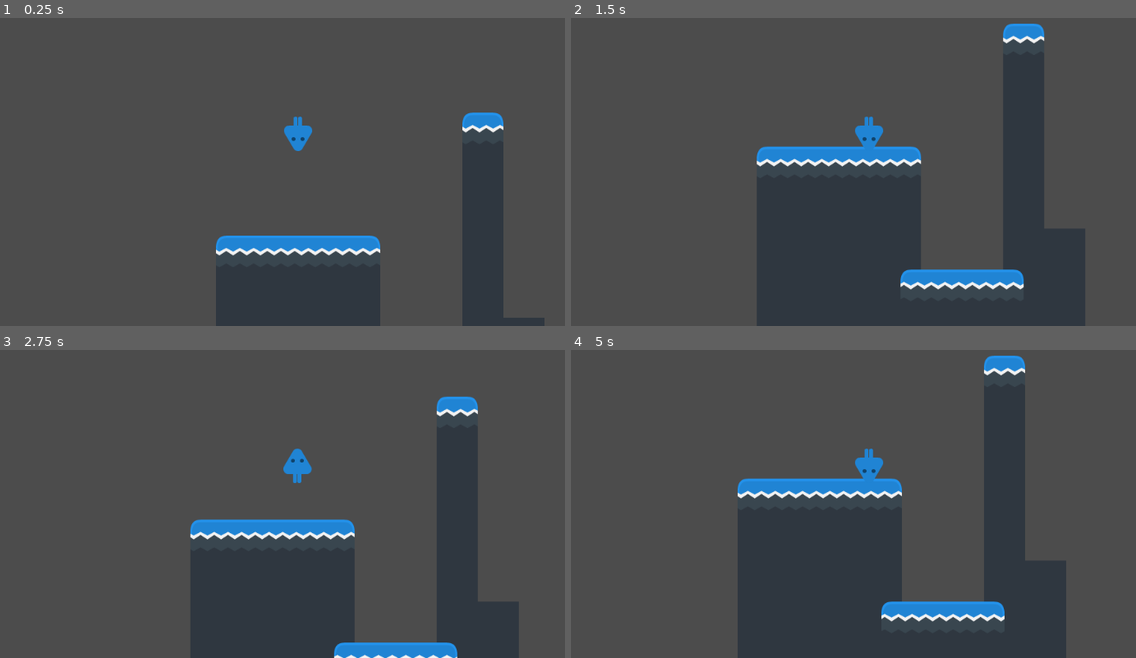
Above: before the commit, frames 1-4 (two rows, left to right).
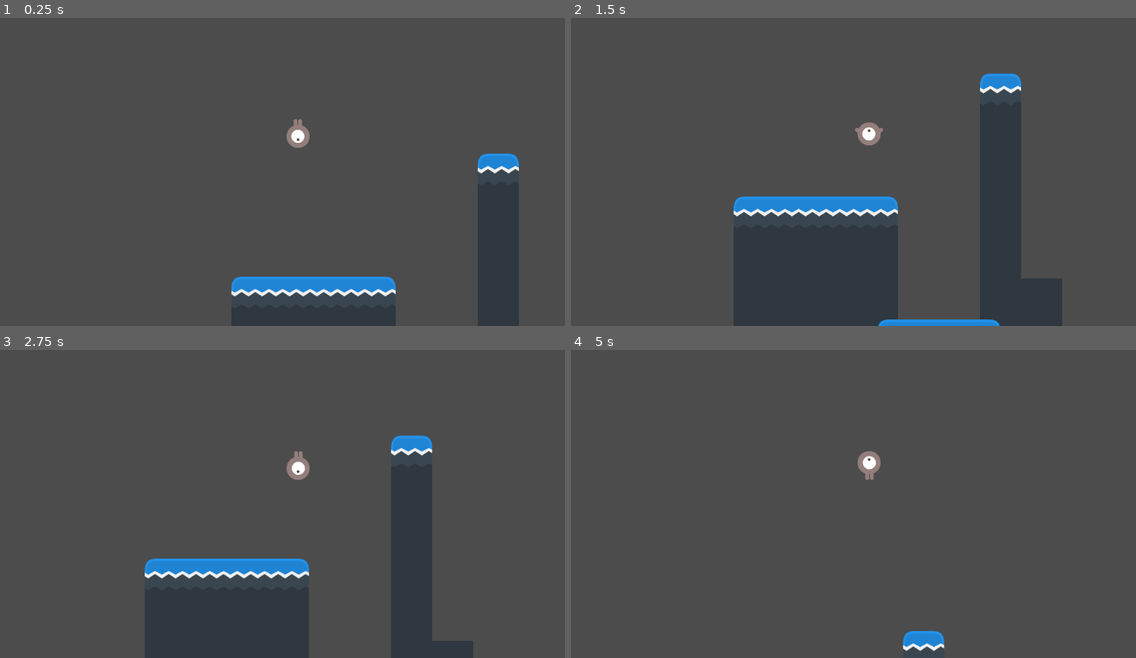
Above: after the commit, the same moments.

Repository: c3n7/ryzz_above_002
Game: Godot game, scene res://levels/Blue/BlueLevel01.tscn
Same seed, same stepped clock (60 frames per second), same inputs: the game is played once before the commit and once after it.
Inputs:
- Up to frame 1 (0.25 s): no input
- Up to frame 2 (1.5 s): hold Space (jump) 0.53-1.28 s; hold D (right) from 0.53 s (still down); tap Space (jump) at 1.35 s
- Up to frame 3 (2.75 s): tap Space (jump) at 1.52, 1.82 s; release D (right) at 2.03 s; hold Left (left) from 2.03 s (still down); hold Space (jump) from 2.03 s (still down)
- Up to frame 4 (5 s): release Left (left) at 2.78 s; release Space (jump) at 2.78 s; hold D (right) 2.78-4.28 s; tap Space (jump) at 2.85, 3.02, 3.32, 4.35, 4.52, 4.82 s; hold Space (jump) 3.53-4.28 s; hold Left (left) from 4.28 s (still down)

The runs differ from the first frame. In frame 1, 9.2% of the frame differs, in the area x 38-97%, y 30-100%; in frame 2, 19%; in frame 3, 21%; in frame 4, 27%, in the area x 29-88%, y 1-100%.

Commit message:
Added player movement code

Diff:
--- a/levels/Blue/BlueLevel01.tscn
+++ b/levels/Blue/BlueLevel01.tscn
@@ -2,7 +2,7 @@
 
 [ext_resource path="res://levels/Level.tscn" type="PackedScene" id=1]
 [ext_resource path="res://tilesets/worlds/blueworldtileset.tres" type="TileSet" id=2]
-[ext_resource path="res://players/PlayerBlue.tscn" type="PackedScene" id=3]
+[ext_resource path="res://players/PlayerGrey.tscn" type="PackedScene" id=3]
 
 [node name="BlueLevel01" instance=ExtResource( 1 )]
 
@@ -10,5 +10,8 @@
 tile_set = ExtResource( 2 )
 tile_data = PoolIntArray( 65542, 7, 0, 131078, 3, 0, 196614, 3, 0, 262144, 4, 0, 262145, 5, 0, 262146, 5, 0, 262147, 6, …(398 unchanged characters)…
 
-[node name="PlayerBlue" parent="." index="1" instance=ExtResource( 3 )]
-position = Vector2( 128, 72 )
+[node name="PlayerGrey" parent="." index="1" instance=ExtResource( 3 )]
+position = Vector2( 104, 8 )
+run_speed = 50
+jump_speed = -305
+gravity = 750
--- /dev/null
+++ b/players/Player.gd
@@ -0,0 +1,84 @@
+extends KinematicBody2D
+
+export (int) var horizontal_velocity
+export (int) var upward_velocity
+export (int) var gravity_constant
+
+enum {IDLE, RUN, JUMP, HURT, DEAD}
+
+var state
+var anim
+var new_anim
+var velocity = Vector2()
+var run_speed = 0
+
+
+func change_state(new_state):
+	state = new_state
+	match state:
+		IDLE:
+			new_anim = 'idle'
+		RUN:
+			new_anim = 'run'
+		HURT:
+			new_anim = 'hurt'
+		JUMP:
+			new_anim = 'jump'
+		DEAD:
+			hide()
+
+func get_input():
+	if state == HURT:
+		return # don't allow movement during hurt state
+
+	var right = Input.is_action_pressed("right")
+	var left = Input.is_action_pressed("left")
+	var jump = Input.is_action_just_pressed("jump")
+
+	# horizontal movement in all states
+	velocity.x = 0
+#	print(horizontal_velocity)
+	if state == JUMP and !is_on_floor() and !velocity.y > 0:
+		run_speed = horizontal_velocity + 100
+	else:
+		run_speed = horizontal_velocity
+
+	if right:
+		velocity.x += run_speed
+		$AnimatedSprite.flip_h = false
+	if left:
+		velocity.x -= run_speed
+		$AnimatedSprite.flip_h = true
+
+	# Only allow jumping when on the ground
+	if jump and is_on_floor():
+		change_state(JUMP)
+		velocity.y = upward_velocity
+	# IDLE transitions to RUN when moving
+	if state == IDLE and velocity.x != 0:
+		change_state(RUN)
+	# RUN transitions to IDLE when standing still
+	if state == RUN and velocity.x == 0:
+		change_state(IDLE)
+	# Transition to JUMP when falling off an edge
+	if state in [IDLE, RUN] and !is_on_floor():
+		print("Falling")
+		change_state(JUMP)
+
+
+func _physics_process(delta):
+
+	velocity.y += gravity_constant * delta
+	get_input()
+
+	if new_anim != anim:
+		anim = new_anim
+		$AnimatedSprite.play(anim)
+
+	# Move the player
+	velocity = move_and_slide(velocity, Vector2(0, -1))
+
+	if state == JUMP and is_on_floor():
+		change_state(IDLE)
+	if state == JUMP and velocity.y > 0:
+		new_anim = 'fall'
--- /dev/null
+++ b/players/Player.tscn
@@ -0,0 +1,52 @@
+[gd_scene load_steps=4 format=2]
+
+[ext_resource path="res://players/Player.gd" type="Script" id=1]
+
+[sub_resource type="SpriteFrames" id=1]
+animations = [ {
+"frames": [  ],
+"loop": true,
+"name": "idle",
+"speed": 5.0
+}, {
+"frames": [  ],
+"loop": true,
+"name": "hit",
+"speed": 5.0
+}, {
+"frames": [  ],
+"loop": true,
+"name": "run",
+"speed": 5.0
+}, {
+"frames": [  ],
+"loop": true,
+"name": "fall",
+"speed": 5.0
+}, {
+"frames": [  ],
+"loop": true,
+"name": "jump",
+"speed": 5.0
+} ]
+
+[sub_resource type="RectangleShape2D" id=2]
+extents = Vector2( 16, 24 )
+
+[node name="Player" type="KinematicBody2D"]
+collision_layer = 2
+collision_mask = 13
+script = ExtResource( 1 )
+horizontal_velocity = 100
+upward_velocity = -600
+gravity_constant = 750
+
+[node name="AnimatedSprite" type="AnimatedSprite" parent="."]
+frames = SubResource( 1 )
+animation = "idle"
+
+[node name="CollisionShape2D" type="CollisionShape2D" parent="."]
+shape = SubResource( 2 )
+
+[node name="Camera2D" type="Camera2D" parent="."]
+current = true
--- a/players/PlayerBlue.tscn
+++ b/players/PlayerBlue.tscn
@@ -22,7 +22,7 @@
 "speed": 5.0
 }, {
 "frames": [ ExtResource( 10 ) ],
-"loop": true,
+"loop": false,
 "name": "fall",
 "speed": 5.0
 }, {
@@ -43,20 +43,18 @@
 } ]
 
 [sub_resource type="RectangleShape2D" id=2]
-extents = Vector2( 17.871, 20.1497 )
+extents = Vector2( 13.1159, 22.6531 )
 
 [node name="PlayerBlue" type="KinematicBody2D"]
 collision_layer = 2
 collision_mask = 13
 script = ExtResource( 13 )
-run_speed = 50
-jump_speed = -305
-gravity = 750
 
 [node name="AnimatedSprite" type="AnimatedSprite" parent="."]
 frames = SubResource( 1 )
-animation = "jump"
-frame = 1
+animation = "run"
+frame = 2
+offset = Vector2( 0, -3 )
 
 [node name="CollisionShape2D" type="CollisionShape2D" parent="."]
 shape = SubResource( 2 )
--- /dev/null
+++ b/players/PlayerGreen.tscn
@@ -0,0 +1,38 @@
+[gd_scene load_steps=3 format=2]
+
+[ext_resource path="res://players/Player.tscn" type="PackedScene" id=1]
+
+[sub_resource type="SpriteFrames" id=1]
+animations = [ {
+"frames": [  ],
+"loop": false,
+"name": "idle",
+"speed": 5.0
+}, {
+"frames": [  ],
+"loop": false,
+"name": "fall",
+"speed": 5.0
+}, {
+"frames": [  ],
+"loop": false,
+"name": "hurt",
+"speed": 5.0
+}, {
+"frames": [  ],
+"loop": true,
+"name": "run",
+"speed": 12.0
+}, {
+"frames": [  ],
+"loop": false,
+"name": "jump",
+"speed": 24.0
+} ]
+
+[node name="PlayerGreen" instance=ExtResource( 1 )]
+script = null
+
+[node name="AnimatedSprite" parent="." index="0"]
+frames = SubResource( 1 )
+animation = "fall"
--- /dev/null
+++ b/players/PlayerGrey.gd
@@ -0,0 +1,4 @@
+extends "res://players/Player.gd"
+
+func _ready():
+	change_state(IDLE)
--- /dev/null
+++ b/players/PlayerGrey.tscn
@@ -0,0 +1,66 @@
+[gd_scene load_steps=17 format=2]
+
+[ext_resource path="res://players/Player.tscn" type="PackedScene" id=1]
+[ext_resource path="res://assets/PNG/Players/Player Grey/playerGrey_walk4.png" type="Texture" id=2]
+[ext_resource path="res://assets/PNG/Players/Player Grey/playerGrey_walk3.png" type="Texture" id=3]
+[ext_resource path="res://assets/PNG/Players/Player Grey/playerGrey_walk2.png" type="Texture" id=4]
+[ext_resource path="res://assets/PNG/Players/Player Grey/playerGrey_walk5.png" type="Texture" id=5]
+[ext_resource path="res://assets/PNG/Players/Player Grey/playerGrey_walk1.png" type="Texture" id=6]
+[ext_resource path="res://assets/PNG/Players/Player Grey/playerGrey_up2.png" type="Texture" id=7]
+[ext_resource path="res://assets/PNG/Players/Player Grey/playerGrey_up3.png" type="Texture" id=8]
+[ext_resource path="res://assets/PNG/Players/Player Grey/playerGrey_up1.png" type="Texture" id=9]
+[ext_resource path="res://assets/PNG/Players/Player Grey/playerGrey_stand.png" type="Texture" id=10]
+[ext_resource path="res://assets/PNG/Players/Player Grey/playerGrey_hit.png" type="Texture" id=11]
+[ext_resource path="res://assets/PNG/Players/Player Grey/playerGrey_fall.png" type="Texture" id=12]
+[ext_resource path="res://players/PlayerGrey.gd" type="Script" id=13]
+
+[sub_resource type="SpriteFrames" id=1]
+animations = [ {
+"frames": [ ExtResource( 10 ) ],
+"loop": false,
+"name": "idle",
+"speed": 5.0
+}, {
+"frames": [ ExtResource( 6 ), ExtResource( 4 ), ExtResource( 3 ), ExtResource( 2 ), ExtResource( 5 ), ExtResource( 2 ), ExtResource( 3 ), ExtResource( 4 ), ExtResource( 6 ) ],
+"loop": true,
+"name": "run",
+"speed": 24.0
+}, {
+"frames": [ ExtResource( 12 ) ],
+"loop": false,
+"name": "fall",
+"speed": 5.0
+}, {
+"frames": [ ExtResource( 11 ) ],
+"loop": false,
+"name": "hurt",
+"speed": 5.0
+}, {
+"frames": [ ExtResource( 9 ), ExtResource( 7 ), ExtResource( 8 ), ExtResource( 7 ), ExtResource( 9 ) ],
+"loop": false,
+"name": "jump",
+"speed": 20.0
+} ]
+
+[sub_resource type="RectangleShape2D" id=2]
+extents = Vector2( 16, 24 )
+
+[sub_resource type="Animation" id=3]
+resource_name = "run"
+length = 0.25
+loop = true
+step = 0.005
+
+[node name="PlayerGrey" instance=ExtResource( 1 )]
+script = ExtResource( 13 )
+
+[node name="AnimatedSprite" parent="." index="0"]
+frames = SubResource( 1 )
+animation = "run"
+frame = 4
+
+[node name="CollisionShape2D" parent="." index="1"]
+shape = SubResource( 2 )
+
+[node name="AnimationPlayer" parent="." index="3"]
+anims/run = SubResource( 3 )
--- a/tilesets/worlds/BlueWorldTileset.tscn
+++ b/tilesets/worlds/BlueWorldTileset.tscn
@@ -88,7 +88,7 @@
 [node name="StaticBody2D" type="StaticBody2D" parent="groundLeft"]
 
 [node name="CollisionPolygon2D" type="CollisionPolygon2D" parent="groundLeft/StaticBody2D"]
-polygon = PoolVector2Array( 64, 0, 64, 64, 0, 64, 0, 0 )
+polygon = PoolVector2Array( 64, 0, 64, 64, 0, 64, 0, 16, 8, 0 )
 
 [node name="groundCenter" type="Sprite" parent="."]
 position = Vector2( 88, 64 )
@@ -114,7 +114,7 @@
 [node name="StaticBody2D" type="StaticBody2D" parent="groundRight"]
 
 [node name="CollisionPolygon2D" type="CollisionPolygon2D" parent="groundRight/StaticBody2D"]
-polygon = PoolVector2Array( 64, 0, 64, 64, 0, 64, 0, 0 )
+polygon = PoolVector2Array( 56, 0, 64, 16, 64, 64, 0, 64, 0, 0 )
 
 [node name="groundSolo" type="Sprite" parent="."]
 position = Vector2( 264, 64 )
--- a/tilesets/worlds/blueworldtileset.tres
+++ b/tilesets/worlds/blueworldtileset.tres
@@ -83,13 +83,13 @@
 points = PoolVector2Array( 64, 0, 64, 64, 0, 64, 0, 0 )
 
 [sub_resource type="ConvexPolygonShape2D" id=19]
-points = PoolVector2Array( 64, 0, 64, 64, 0, 64, 0, 0 )
+points = PoolVector2Array( 64, 0, 64, 64, 0, 64, 0, 16, 8, 0 )
 
 [sub_resource type="ConvexPolygonShape2D" id=20]
 points = PoolVector2Array( 64, 0, 64, 64, 0, 64, 0, 0 )
 
 [sub_resource type="ConvexPolygonShape2D" id=21]
-points = PoolVector2Array( 64, 0, 64, 64, 0, 64, 0, 0 )
+points = PoolVector2Array( 56, 0, 64, 16, 64, 64, 0, 64, 0, 0 )
 
 [sub_resource type="ConvexPolygonShape2D" id=22]
 points = PoolVector2Array( 64, 0, 64, 64, 0, 64, 0, 0 )
